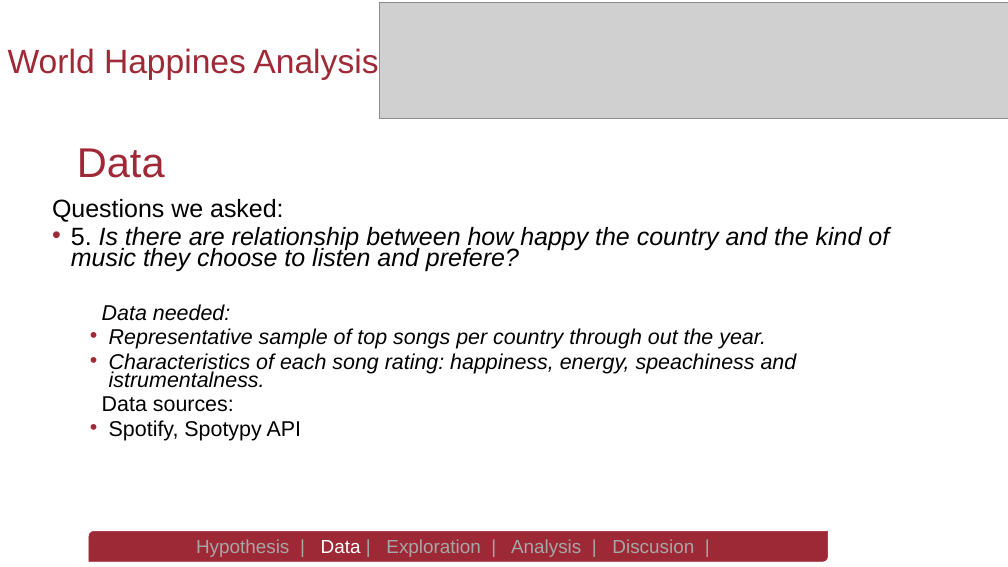
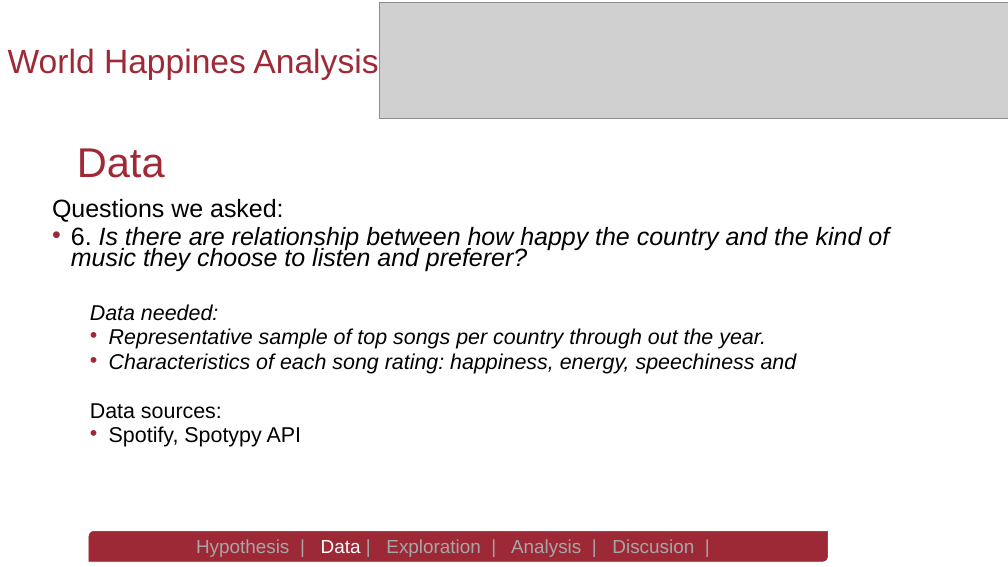
Before and after one commit to spastranas/GroupProject, a slide deck: slide 7 of World Happiness Analysis- Group 4 Final Presentation.pptx (slide 8 before the commit). Drawn at 1008x567 pixels with LibreOffice and Linux fonts; fonts in the diff are those of the drawing; grey boxes stand for pictures; background and template pictures are left out. Boxes give left, top, right and bottom in pixels: in the first picture for what was removed or moved away, otherwise in the second. Text is boxed around its words. In the diff, an @@ line names an element or a change of style, - is before the commit and + after.

```diff
--- a/World Happiness Analysis- Group 4 Final Presentation.pptx
+++ b/World Happiness Analysis- Group 4 Final Presentation.pptx
@@ text at (71,227,889,272): text changed @@
-• 5. Is there are relationship between how happy the country and the kind of music they choose to listen and prefere?
+• 6. Is there are relationship between how happy the country and the kind of music they choose to listen and preferer?
@@ text at (109,353,797,374): text changed @@
-  • Characteristics of each song rating: happiness, energy, speachiness and istrumentalness.
+  • Characteristics of each song rating: happiness, energy, speechiness and
```
Also in this commit, not shown: 5 other slides changed, 1 slide removed, 1 other file.
